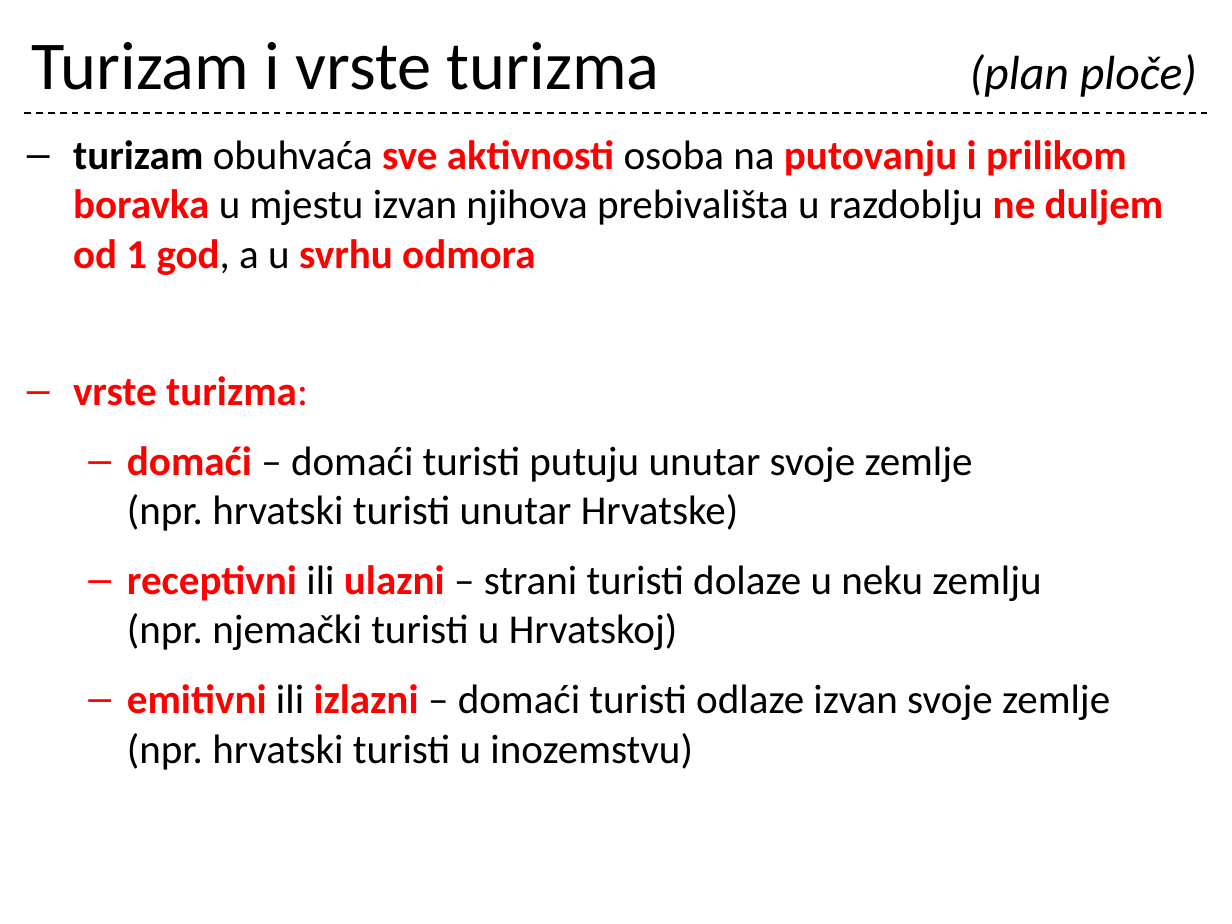
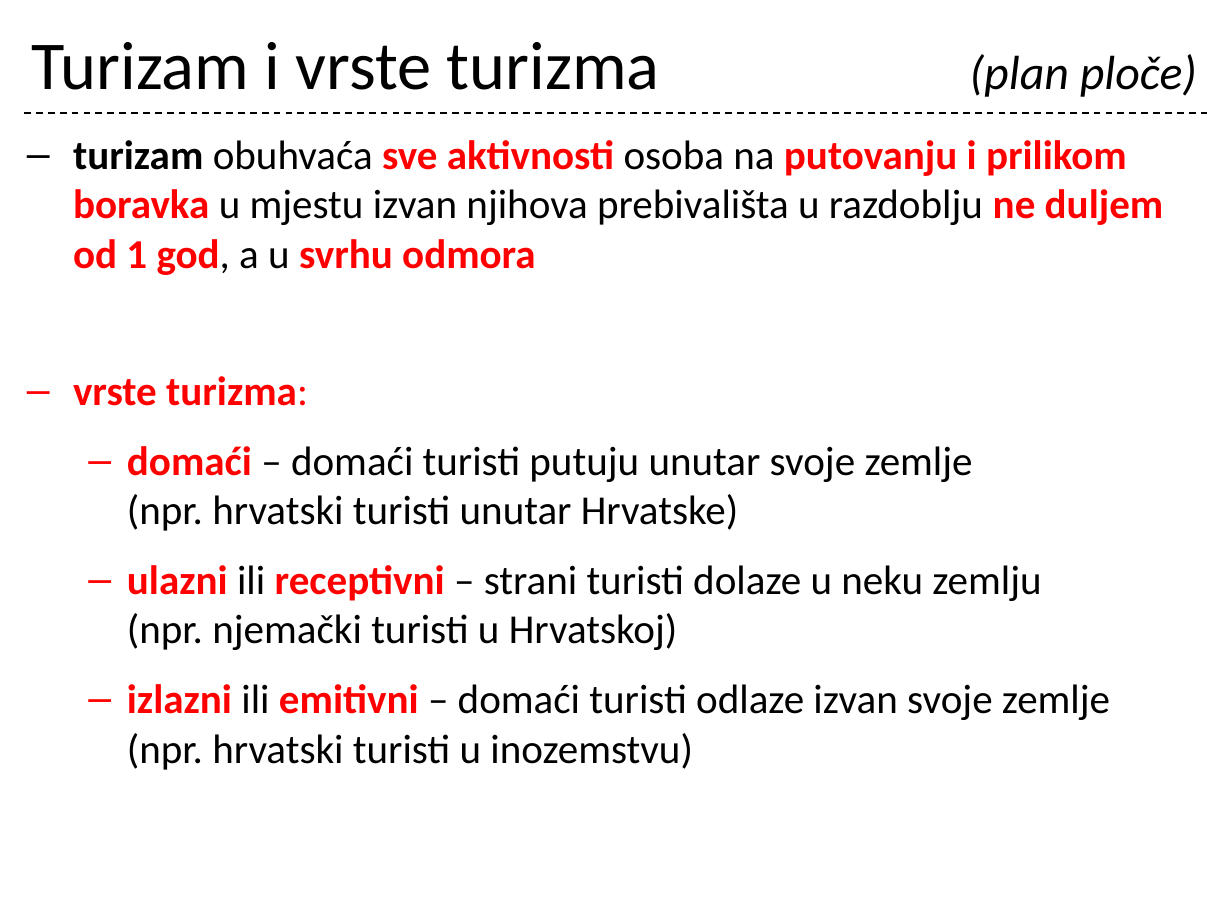
Before and after one commit to cornx/print, a slide deck: slide 31 of data/prezentacije/osnove_turizma/001_Turizam_uvod.pptx (slide 29 before the commit). Drawn at 1232x924 pixels with LibreOffice and Linux fonts; fonts in the diff are those of the drawing. Boxes give left, top, right and bottom in pixels: in the first picture for what was removed or moved away, otherwise in the second. Text is boxed around its words. In the diff, an @@ line names an element or a change of style, - is before the commit and + after.

```diff
--- a/data/prezentacije/osnove_turizma/001_Turizam_uvod.pptx
+++ b/data/prezentacije/osnove_turizma/001_Turizam_uvod.pptx
@@ text at [127,565,1110,770]: text changed @@
-  – receptivni ili ulazni – strani turisti dolaze u neku zemlju
-    (npr. njemački turisti u Hrvatskoj)
-  – emitivni ili izlazni – domaći turisti odlaze izvan svoje zemlje
-    (npr. hrvatski turisti u inozemstvu)
+  – ulazni ili receptivni – strani turisti dolaze u neku zemlju
+    (npr. njemački turisti u Hrvatskoj)
+  – izlazni ili emitivni – domaći turisti odlaze izvan svoje zemlje
+    (npr. hrvatski turisti u inozemstvu)
```
Also in this commit, not shown: 8 other slides changed, 2 slides added.
